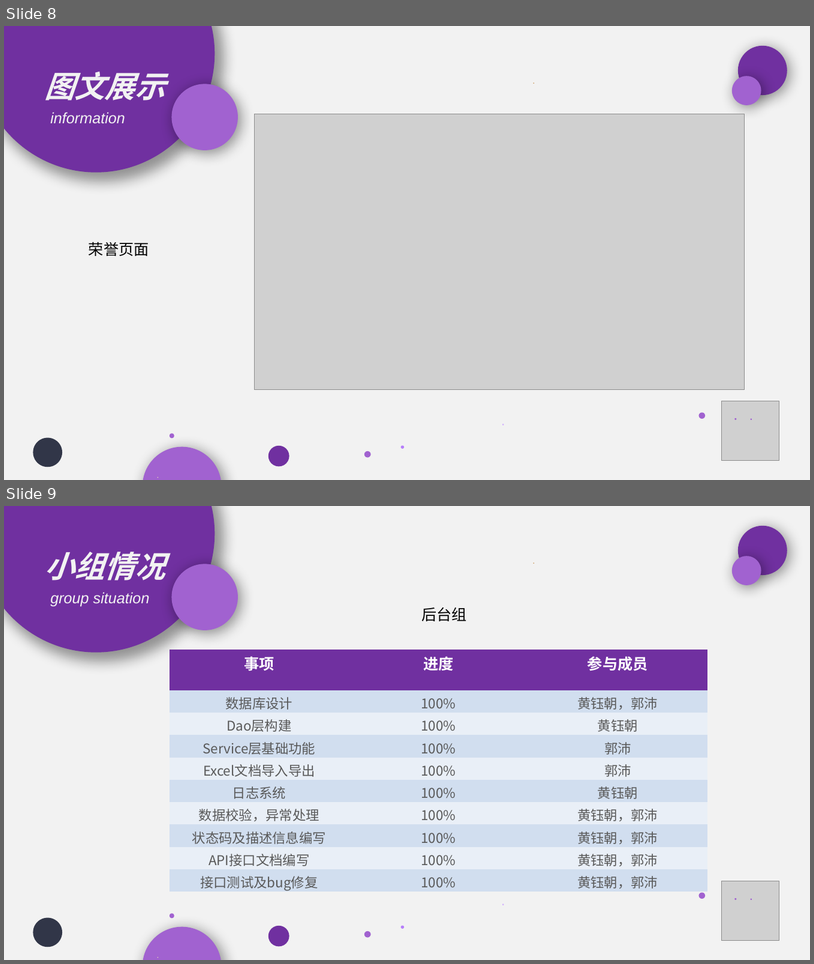
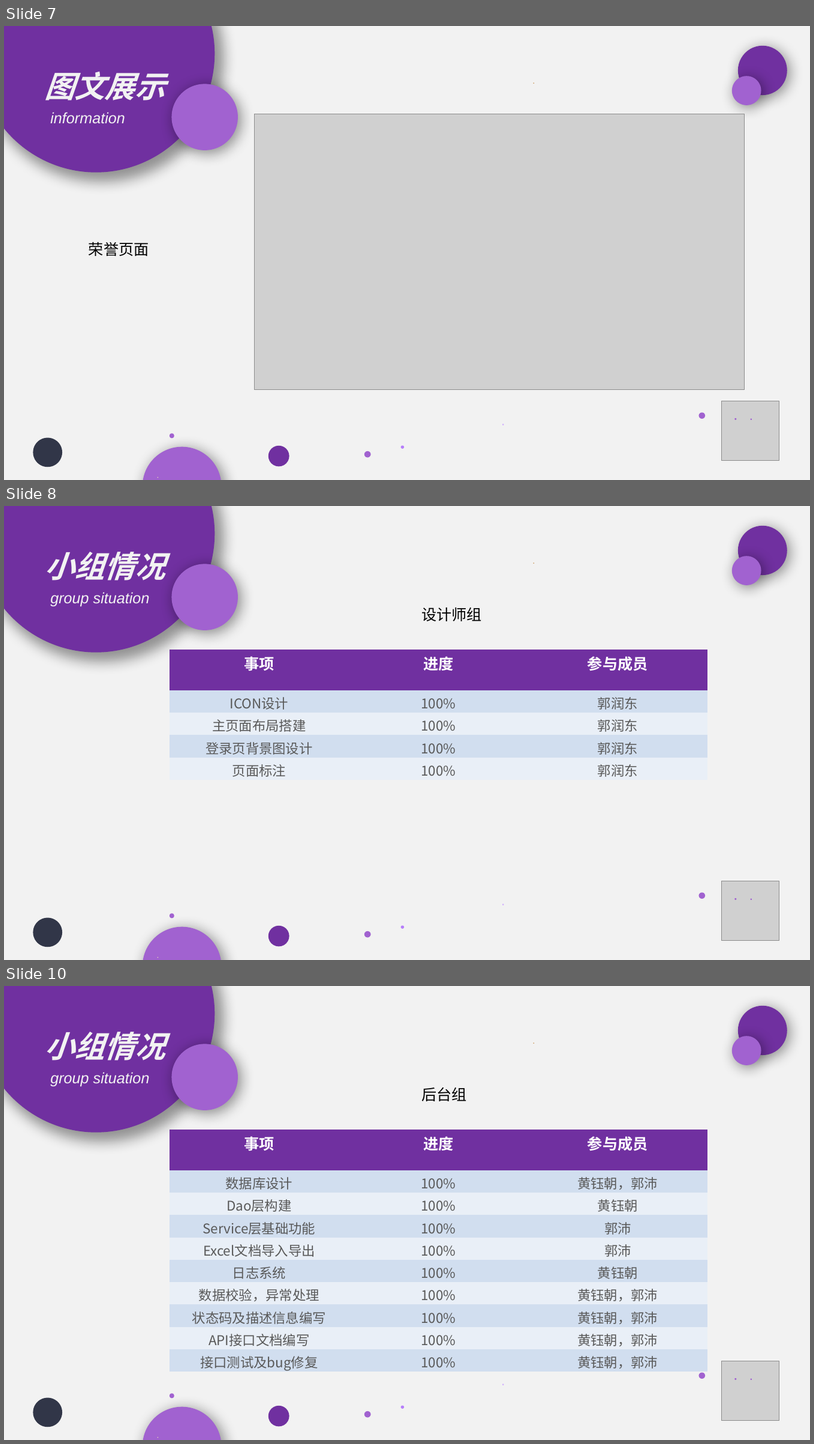
Before and after one commit to qg-studio/qgstudio, a slide deck: QG官网项目汇报.pptx. Shown one above the other, each under a label of ours: slides 8 and 9 before the commit, slides 7, 8 and 10 after it; the slides between them are not shown. The pictures are 814x964 and 814x1444 pixels, drawn with LibreOffice and Linux fonts; fonts in the diff are those of the drawing; grey boxes stand for pictures. Boxes give left, top, right and bottom in pixels: in the first picture for what was removed or moved away, otherwise in the second. Text is boxed around its words. In the diff, an @@ line names an element or a change of style, - is before the commit and + after.

```diff
--- a/QG官网项目汇报.pptx
+++ b/QG官网项目汇报.pptx
@@ slide 8 added at <box>4,506,810,960</box>, background #F2F2F2 @@
@@ ellipse added at <box>4,506,215,652</box>, fill #7030A0 @@
@@ title added at <box>44,552,165,580</box>, 36 pt, text #F2F2F2, bold, italic @@
+小组情况
@@ ellipse added at <box>171,564,238,631</box>, fill #A162D0 @@
@@ group added at <box>33,526,788,960</box>: 14 ellipses @@
@@ text added at <box>50,592,150,606</box>, 18 pt, text #F2F2F2, italic @@
+group situation
@@ text added at <box>422,607,482,621</box>, 18 pt, text #000000 @@
+设计师组
@@ table added at <box>170,649,709,780</box>, 5 rows, 3 columns @@
+事项 | 进度 | 参与成员
+ICON设计 | 100% | 郭润东
+主页面布局搭建 | 100% | 郭润东
+登录页背景图设计 | 100% | 郭润东
+页面标注 | 100% | 郭润东
@@ picture added at <box>722,881,780,940</box> @@
@@ what was slide 8 is now slide 7 @@
@@ what was slide 9 is now slide 10 @@
```
Also in this commit, not shown: 1 other slide added.
